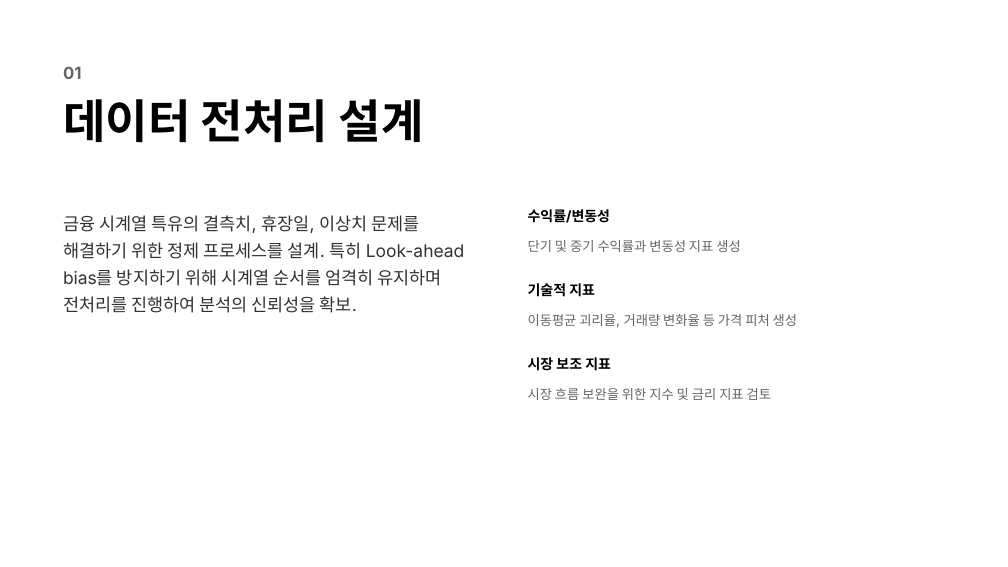
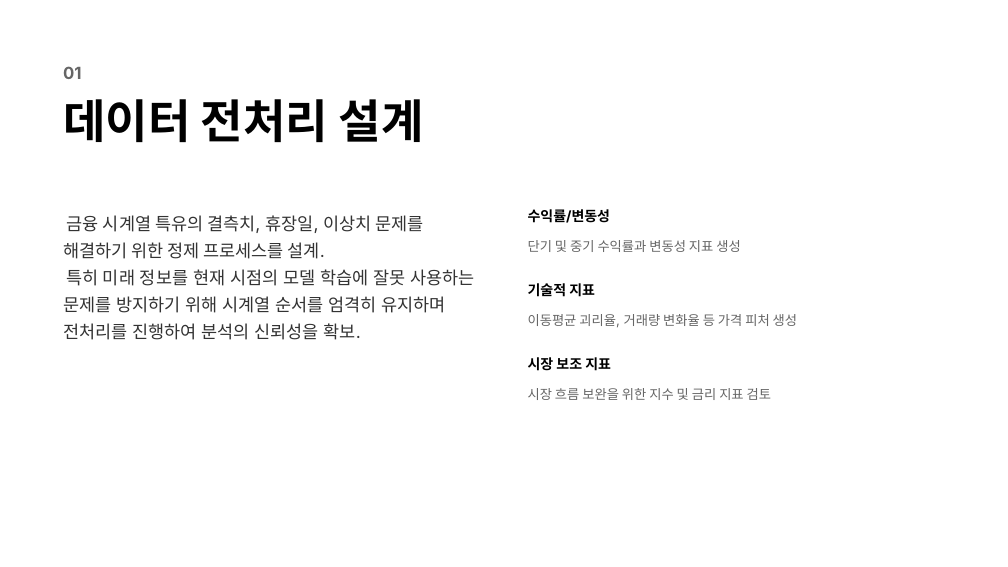
Before and after one commit to SJW1212/ML_project, a slide deck: slide 2 of 추가산출물/team10중간발표자료.pptx. Drawn at 1008x567 pixels with LibreOffice and Linux fonts; fonts in the diff are those of the drawing. Boxes give left, top, right and bottom in pixels: in the first picture for what was removed or moved away, otherwise in the second. Text is boxed around its words. In the diff, an @@ line names an element or a change of style, - is before the commit and + after.

Commit message:
Updated Changes

```diff
--- a/추가산출물/team10중간발표자료.pptx
+++ b/추가산출물/team10중간발표자료.pptx
@@ text at (63,215,474,340): text changed @@
-금융 시계열 특유의 결측치, 휴장일, 이상치 문제를 해결하기 위한 정제 프로세스를 설계. 특히 Look-ahead bias를 방지하기 위해 시계열 순서를 엄격히 유지하며 전처리를 진행하여 분석의 신뢰성을 확보.
+금융 시계열 특유의 결측치, 휴장일, 이상치 문제를 해결하기 위한 정제 프로세스를 설계.
+특히 미래 정보를 현재 시점의 모델 학습에 잘못 사용하는 문제를 방지하기 위해 시계열 순서를 엄격히 유지하며 전처리를 진행하여 분석의 신뢰성을 확보.
```
Also in this commit, not shown: 2 other slides changed.
